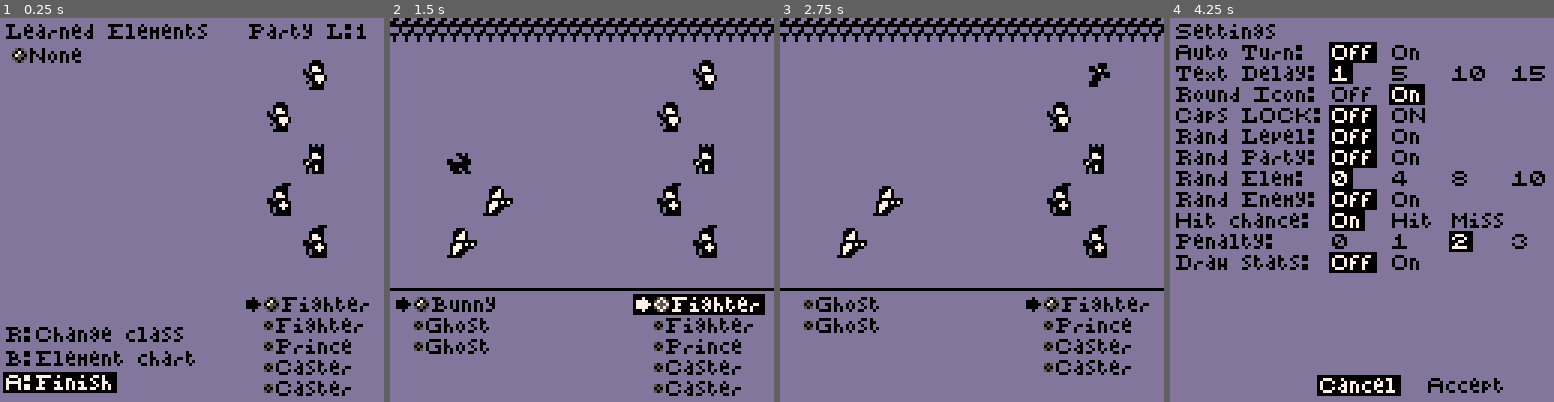
Above: before the commit, frames 1-4 (left to right).
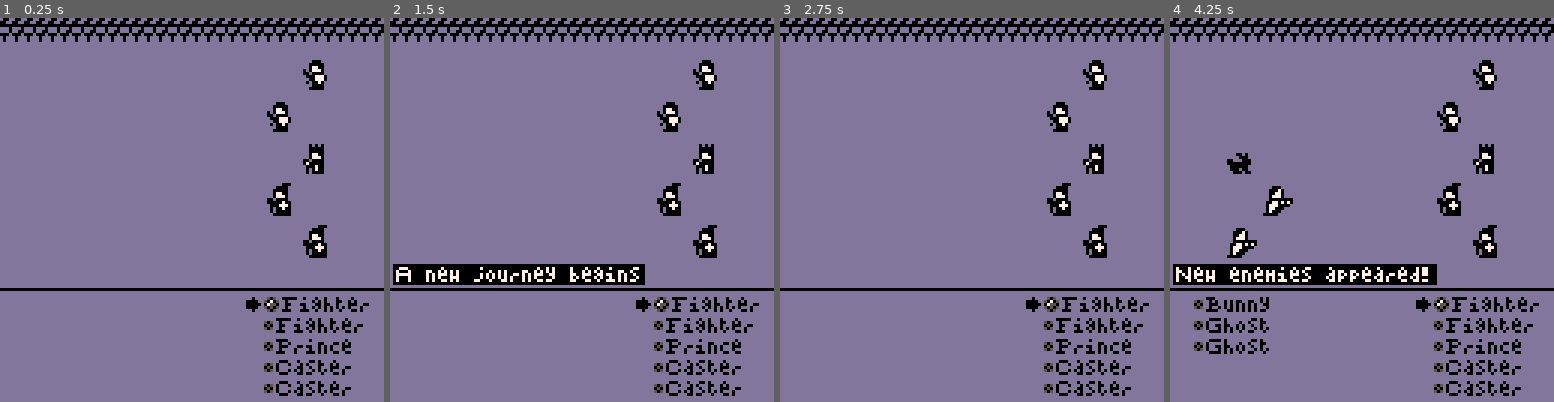
Above: after the commit, the same moments.

Repository: JohnAdamZiolkowski/Pico8-Hive
Game: PICO-8 cartridge prince/prince.p8
Same seed, same stepped clock (60 frames per second), same inputs: the game is played once before the commit and once after it.
Inputs:
- Up to frame 1 (0.25 s): no input
- Up to frame 2 (1.5 s): tap X (X key) at 0.33, 1.07 s; tap O (Z key) at 0.7 s
- Up to frame 3 (2.75 s): hold Right 1.6-2.1 s; tap O (Z key) at 1.7, 2.1, 2.5 s; tap X (X key) at 1.85 s; hold Up 2.15-2.42 s; hold Right from 2.47 s (still down)
- Up to frame 4 (4.25 s): tap O (Z key) every 0.4 s from 2.9 to 4.1 s; tap X (X key) at 2.97, 4.08 s; release Right at 3.03 s; hold Left 3.08-3.58 s; hold Down 3.63-3.97 s; hold Right from 4.02 s (still down)

The runs differ from the first frame. In frame 1, 7.1% of the frame differs, in the area x 0-100%, y 0-98%; in frame 2, 7.5%; in frame 3, 2.4%; in frame 4, 27%, in the area x 0-100%, y 0-99%.

Commit message:
properly limit party gaining of elements

Diff:
--- a/prince/prince.p8
+++ b/prince/prince.p8
@@ -273,7 +273,7 @@
 	{i=2, n="^text ^delay",
 	 o={"^1", "^5", "^1^0", "^1^5"},
  	v={1, 5, 10, 15},
-	 s=1},//3},
+	 s=3},
 	{i=3, n="^round ^icon",
 	 o={"^off", "^on"},
  	v={false, true},
@@ -336,14 +336,15 @@
  for i=2,12 do
   local element = lget(elements,i)
   element.count = 0
+  element.party = 0
  end
 
  unlocked_elements = {}
- for i=1,random_elem do
+ for i=1,12 do//random_elem do
   local element = lget(elements,i)
   add(unlocked_elements,element)
   if element.i != 1 then
-   element.count = 1
+   element.count = 0
   end
  end
 end
@@ -702,16 +703,10 @@
    if is_prince(attacker.i) then
     if hit and turn==arena.party then
      local old_element = element_by_n(attacker.stats.e)
-     if old_element.i != 1 then
-      old_element.count += 1
-      if old_element.count > 9 then
-       old_element.count = 9
-      end
-     end
+     local new_element = element_by_n(target.t.stats.e)
      //prince changes element
      attacker.stats.e = target.t.stats.e
-     local unlocking_element = element_by_n(target.t.stats.e)
-     take_element(unlocking_element)
+     take_element(old_element, new_element)
     end
    end
   end
@@ -1188,6 +1183,7 @@
   print("^@"..e_n_c.."^"..element.n, 4, y, black)
   if element.i != 1 then
    print("x"..element.count, 40, y, black)
+   print("p"..element.party, 54, y, black)
   end
  end
 
@@ -1343,22 +1339,31 @@
  del(list, target)
 end
 
-function take_element(element)
- if not linc(unlocked_elements, element) then
-  //unlocks element for later
-  add(unlocked_elements, element)
- end
-
- //if element.i != 1 then
- // if element.count then
- //  element.count += 1
- // else
- //  element.count = 1
- // end
- // if element.count > 9 then
- //  element.count = 9
- // end
- //end
+function take_element(old_element, new_element)
+ assert(linc(elements, old_element))
+ assert(linc(elements, new_element))
+
+ if not linc(unlocked_elements, new_element) then
+  //unlocks new element for later
+  add(unlocked_elements, new_element)
+ end
+
+ //store old element
+ if old_element.i != 1 then
+  old_element.count += 1
+		old_element.party -= 1
+  if old_element.count + old_element.party > 9 then
+   old_element.count = 9 - old_element.party
+  end
+ end
+
+ //update party count
+ if new_element.i != 1 then
+  new_element.party += 1
+  if new_element.count + new_element.party > 9 then
+   new_element.count = 9 - new_element.party
+  end
+ end
 
 end
 
@@ -1402,6 +1407,7 @@
  assert(member_element_index_in_unlocked)
  if member_element.i != 1 then
   member_element.count += 1
+  member_element.party -= 1
  end
 
  local found = false
@@ -1422,6 +1428,7 @@
 
  if new_element.i != 1 then
   new_element.count -= 1
+  new_element.party += 1
  end
 
  member.stats.e = sub(new_element.n,1,1)
